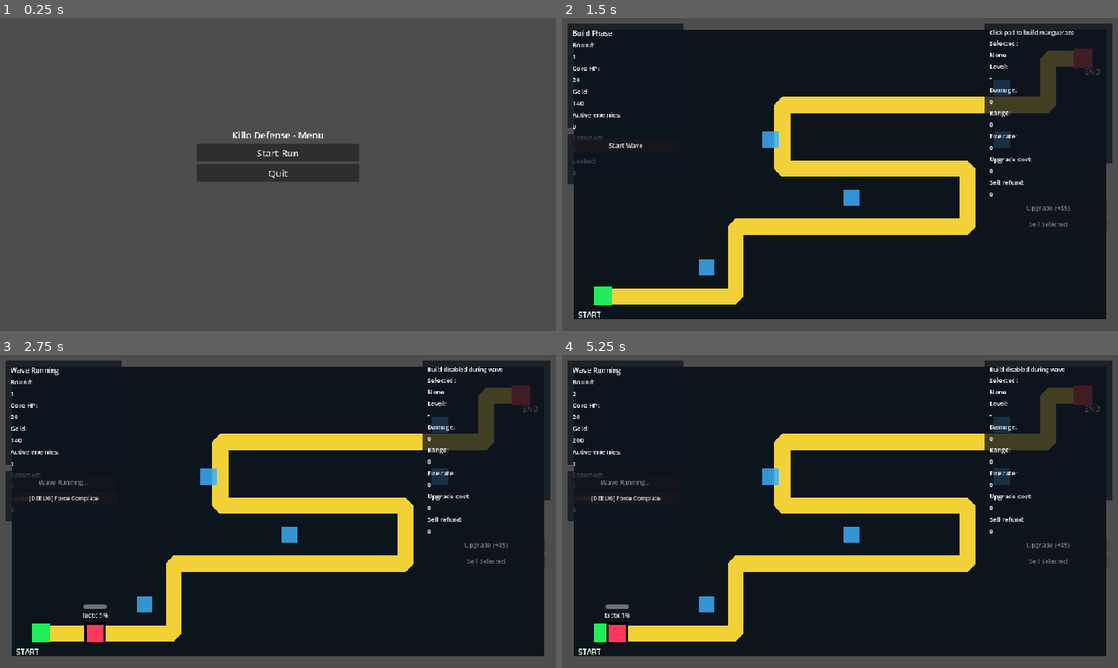
Above: before the commit, frames 1-4 (two rows, left to right).
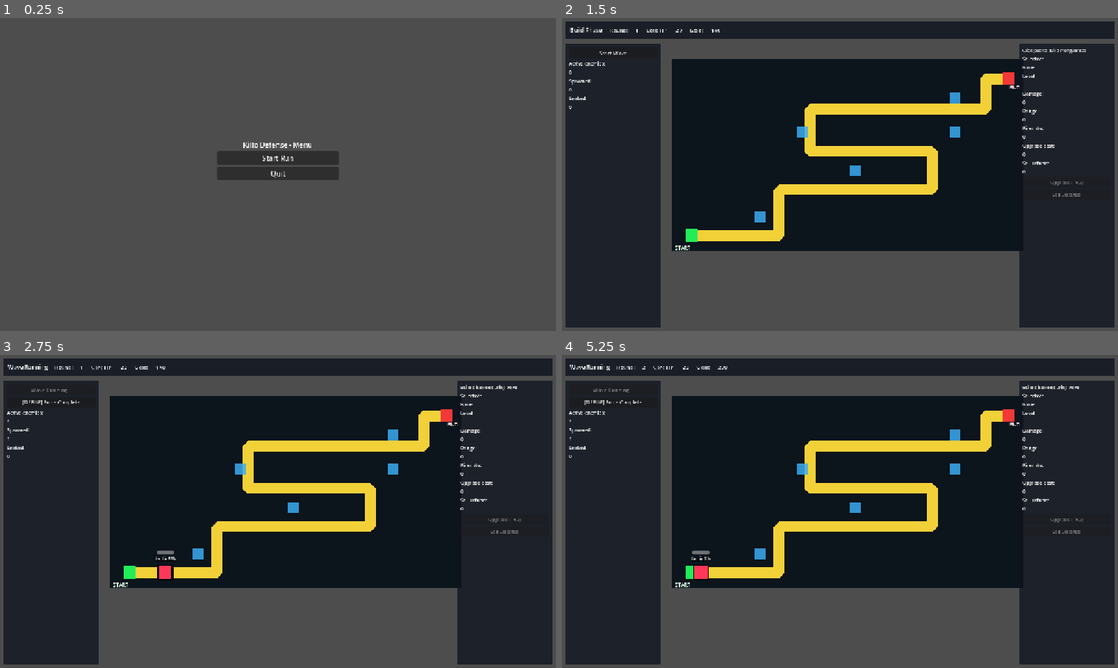
Above: after the commit, the same moments.

Repository: Adriamond/sevilla-td-roguelite-
Game: Godot game, scene res://scenes/boot/boot.tscn
Two runs of this game, one before a commit and one after it. Both use one fixed random seed, a clock stepped at 60 frames per second and the inputs below.
Inputs:
- Up to frame 1 (0.25 s): no input
- Up to frame 2 (1.5 s): click "Start Run" at 0.5 s; click "Continue" at 1.25 s
- Up to frame 3 (2.75 s): click "Start Wave" at 2 s
- Up to frame 4 (5.25 s): click "[DEBUG] Force Complete" at 2.75 s; click "botellin_congelado" at 3.5 s; click "Continue" at 4.25 s; click "Start Wave" at 5 s

The runs differ from the first frame. In frame 1, 2.0% of the frame differs, in the area x 35-65%, y 36-53%; in frame 2, 37%; in frame 3, 38%; in frame 4, 38%, in the area x 0-100%, y 1-99%.

Commit message:
CR-010C improve gameplay screen layout

Diff:
--- a/project.godot
+++ b/project.godot
@@ -30,8 +30,8 @@
 
 [display]
 
-window/size/viewport_width=960
-window/size/viewport_height=540
+window/size/viewport_width=1280
+window/size/viewport_height=720
 window/stretch/mode="canvas_items"
 
 [rendering]
--- a/scenes/gameplay/gameplay_root.tscn
+++ b/scenes/gameplay/gameplay_root.tscn
@@ -10,7 +10,7 @@
 script = ExtResource("1")
 
 [node name="MainCamera" type="Camera2D" parent="."]
-position = Vector2(480, 270)
+position = Vector2(640, 360)
 enabled = true
 
 [node name="MapContainer" type="Node2D" parent="."]
@@ -44,196 +44,198 @@
 
 [node name="UILayer" type="CanvasLayer" parent="."]
 
-[node name="StatusPanel" type="ColorRect" parent="UILayer"]
+[node name="TopBar" type="ColorRect" parent="UILayer"]
+offset_left = 8.0
+offset_top = 8.0
+offset_right = 1272.0
+offset_bottom = 48.0
+color = Color(0.06, 0.08, 0.12, 0.82)
+
+[node name="HBoxContainer" type="HBoxContainer" parent="UILayer/TopBar"]
 offset_left = 10.0
-offset_top = 10.0
-offset_right = 210.0
-offset_bottom = 190.0
+offset_top = 8.0
+offset_right = 1254.0
+offset_bottom = 32.0
+theme_override_constants/separation = 18
+
+[node name="PhaseLabel" type="Label" parent="UILayer/TopBar/HBoxContainer"]
+unique_name_in_owner = true
+text = "Build Phase"
+theme_override_font_sizes/font_size = 13
+
+[node name="RoundLabel" type="Label" parent="UILayer/TopBar/HBoxContainer"]
+text = "Round:"
+theme_override_font_sizes/font_size = 12
+
+[node name="RoundValueLabel" type="Label" parent="UILayer/TopBar/HBoxContainer"]
+unique_name_in_owner = true
+text = "1"
+theme_override_font_sizes/font_size = 12
+
+[node name="CoreHPLabel" type="Label" parent="UILayer/TopBar/HBoxContainer"]
+text = "Core HP:"
+theme_override_font_sizes/font_size = 12
+
+[node name="CoreHPValueLabel" type="Label" parent="UILayer/TopBar/HBoxContainer"]
+unique_name_in_owner = true
+text = "20"
+theme_override_font_sizes/font_size = 12
+
+[node name="GoldLabel" type="Label" parent="UILayer/TopBar/HBoxContainer"]
+text = "Gold:"
+theme_override_font_sizes/font_size = 12
+
+[node name="GoldValueLabel" type="Label" parent="UILayer/TopBar/HBoxContainer"]
+unique_name_in_owner = true
+text = "0"
+theme_override_font_sizes/font_size = 12
+
+[node name="LeftPanel" type="ColorRect" parent="UILayer"]
+offset_left = 8.0
+offset_top = 60.0
+offset_right = 228.0
+offset_bottom = 712.0
 color = Color(0.06, 0.08, 0.12, 0.78)
 
-[node name="VBoxContainer" type="VBoxContainer" parent="UILayer/StatusPanel"]
-offset_left = 8.0
-offset_top = 8.0
-offset_right = 192.0
-offset_bottom = 172.0
-
-[node name="PhaseLabel" type="Label" parent="UILayer/StatusPanel/VBoxContainer"]
-unique_name_in_owner = true
-text = "Build Phase"
-theme_override_font_sizes/font_size = 12
-
-[node name="RoundLabel" type="Label" parent="UILayer/StatusPanel/VBoxContainer"]
-text = "Round:"
-theme_override_font_sizes/font_size = 11
-
-[node name="RoundValueLabel" type="Label" parent="UILayer/StatusPanel/VBoxContainer"]
-unique_name_in_owner = true
-text = "1"
-theme_override_font_sizes/font_size = 11
-
-[node name="CoreHPLabel" type="Label" parent="UILayer/StatusPanel/VBoxContainer"]
-text = "Core HP:"
-theme_override_font_sizes/font_size = 11
-
-[node name="CoreHPValueLabel" type="Label" parent="UILayer/StatusPanel/VBoxContainer"]
-unique_name_in_owner = true
-text = "20"
-theme_override_font_sizes/font_size = 11
-
-[node name="GoldLabel" type="Label" parent="UILayer/StatusPanel/VBoxContainer"]
-text = "Gold:"
-theme_override_font_sizes/font_size = 11
-
-[node name="GoldValueLabel" type="Label" parent="UILayer/StatusPanel/VBoxContainer"]
-unique_name_in_owner = true
-text = "0"
-theme_override_font_sizes/font_size = 11
-
-[node name="ActiveEnemiesLabel" type="Label" parent="UILayer/StatusPanel/VBoxContainer"]
+[node name="VBoxContainer" type="VBoxContainer" parent="UILayer/LeftPanel"]
+offset_left = 8.0
+offset_top = 8.0
+offset_right = 212.0
+offset_bottom = 644.0
+
+[node name="PhaseActionButton" type="Button" parent="UILayer/LeftPanel/VBoxContainer"]
+unique_name_in_owner = true
+text = "Start Wave"
+theme_override_font_sizes/font_size = 12
+
+[node name="ForceCompleteButton" type="Button" parent="UILayer/LeftPanel/VBoxContainer"]
+unique_name_in_owner = true
+text = "[DEBUG] Force Complete"
+visible = false
+theme_override_font_sizes/font_size = 11
+
+[node name="ActiveEnemiesLabel" type="Label" parent="UILayer/LeftPanel/VBoxContainer"]
 text = "Active enemies:"
 theme_override_font_sizes/font_size = 11
 
-[node name="ActiveEnemiesValueLabel" type="Label" parent="UILayer/StatusPanel/VBoxContainer"]
-unique_name_in_owner = true
-text = "0"
-theme_override_font_sizes/font_size = 11
-
-[node name="SpawnedEnemiesLabel" type="Label" parent="UILayer/StatusPanel/VBoxContainer"]
+[node name="ActiveEnemiesValueLabel" type="Label" parent="UILayer/LeftPanel/VBoxContainer"]
+unique_name_in_owner = true
+text = "0"
+theme_override_font_sizes/font_size = 11
+
+[node name="SpawnedEnemiesLabel" type="Label" parent="UILayer/LeftPanel/VBoxContainer"]
 text = "Spawned:"
 theme_override_font_sizes/font_size = 11
 
-[node name="SpawnedEnemiesValueLabel" type="Label" parent="UILayer/StatusPanel/VBoxContainer"]
-unique_name_in_owner = true
-text = "0"
-theme_override_font_sizes/font_size = 11
-
-[node name="LeakedEnemiesLabel" type="Label" parent="UILayer/StatusPanel/VBoxContainer"]
+[node name="SpawnedEnemiesValueLabel" type="Label" parent="UILayer/LeftPanel/VBoxContainer"]
+unique_name_in_owner = true
+text = "0"
+theme_override_font_sizes/font_size = 11
+
+[node name="LeakedEnemiesLabel" type="Label" parent="UILayer/LeftPanel/VBoxContainer"]
 text = "Leaked:"
 theme_override_font_sizes/font_size = 11
 
-[node name="LeakedEnemiesValueLabel" type="Label" parent="UILayer/StatusPanel/VBoxContainer"]
-unique_name_in_owner = true
-text = "0"
-theme_override_font_sizes/font_size = 11
-
-[node name="DefensePanel" type="ColorRect" parent="UILayer"]
-offset_left = 730.0
-offset_top = 10.0
-offset_right = 950.0
-offset_bottom = 250.0
+[node name="LeakedEnemiesValueLabel" type="Label" parent="UILayer/LeftPanel/VBoxContainer"]
+unique_name_in_owner = true
+text = "0"
+theme_override_font_sizes/font_size = 11
+
+[node name="RightPanel" type="ColorRect" parent="UILayer"]
+offset_left = 1052.0
+offset_top = 60.0
+offset_right = 1272.0
+offset_bottom = 712.0
 color = Color(0.06, 0.08, 0.12, 0.78)
 
-[node name="VBoxContainer" type="VBoxContainer" parent="UILayer/DefensePanel"]
+[node name="VBoxContainer" type="VBoxContainer" parent="UILayer/RightPanel"]
 offset_left = 8.0
 offset_top = 8.0
 offset_right = 212.0
-offset_bottom = 232.0
-
-[node name="BuildHintLabel" type="Label" parent="UILayer/DefensePanel/VBoxContainer"]
+offset_bottom = 644.0
+
+[node name="BuildHintLabel" type="Label" parent="UILayer/RightPanel/VBoxContainer"]
 unique_name_in_owner = true
 text = "Click pad to build manguerazo"
 theme_override_font_sizes/font_size = 10
-
-[node name="SelectedDefenseLabel" type="Label" parent="UILayer/DefensePanel/VBoxContainer"]
+autowrap_mode = 3
+
+[node name="SelectedDefenseLabel" type="Label" parent="UILayer/RightPanel/VBoxContainer"]
 text = "Selected:"
 theme_override_font_sizes/font_size = 11
 
-[node name="SelectedDefenseValueLabel" type="Label" parent="UILayer/DefensePanel/VBoxContainer"]
+[node name="SelectedDefenseValueLabel" type="Label" parent="UILayer/RightPanel/VBoxContainer"]
 unique_name_in_owner = true
 text = "None"
 theme_override_font_sizes/font_size = 11
 
-[node name="SelectedLevelLabel" type="Label" parent="UILayer/DefensePanel/VBoxContainer"]
+[node name="SelectedLevelLabel" type="Label" parent="UILayer/RightPanel/VBoxContainer"]
 text = "Level:"
 theme_override_font_sizes/font_size = 11
 
-[node name="SelectedLevelValueLabel" type="Label" parent="UILayer/DefensePanel/VBoxContainer"]
+[node name="SelectedLevelValueLabel" type="Label" parent="UILayer/RightPanel/VBoxContainer"]
 unique_name_in_owner = true
 text = "-"
 theme_override_font_sizes/font_size = 11
 
-[node name="SelectedDamageLabel" type="Label" parent="UILayer/DefensePanel/VBoxContainer"]
+[node name="SelectedDamageLabel" type="Label" parent="UILayer/RightPanel/VBoxContainer"]
 text = "Damage:"
 theme_override_font_sizes/font_size = 11
 
-[node name="SelectedDamageValueLabel" type="Label" parent="UILayer/DefensePanel/VBoxContainer"]
-unique_name_in_owner = true
-text = "0"
-theme_override_font_sizes/font_size = 11
-
-[node name="SelectedRangeLabel" type="Label" parent="UILayer/DefensePanel/VBoxContainer"]
+[node name="SelectedDamageValueLabel" type="Label" parent="UILayer/RightPanel/VBoxContainer"]
+unique_name_in_owner = true
+text = "0"
+theme_override_font_sizes/font_size = 11
+
+[node name="SelectedRangeLabel" type="Label" parent="UILayer/RightPanel/VBoxContainer"]
 text = "Range:"
 theme_override_font_sizes/font_size = 11
 
-[node name="SelectedRangeValueLabel" type="Label" parent="UILayer/DefensePanel/VBoxContainer"]
-unique_name_in_owner = true
-text = "0"
-theme_override_font_sizes/font_size = 11
-
-[node name="SelectedFireRateLabel" type="Label" parent="UILayer/DefensePanel/VBoxContainer"]
+[node name="SelectedRangeValueLabel" type="Label" parent="UILayer/RightPanel/VBoxContainer"]
+unique_name_in_owner = true
+text = "0"
+theme_override_font_sizes/font_size = 11
+
+[node name="SelectedFireRateLabel" type="Label" parent="UILayer/RightPanel/VBoxContainer"]
 text = "Fire rate:"
 theme_override_font_sizes/font_size = 11
 
-[node name="SelectedFireRateValueLabel" type="Label" parent="UILayer/DefensePanel/VBoxContainer"]
-unique_name_in_owner = true
-text = "0"
-theme_override_font_sizes/font_size = 11
-
-[node name="UpgradeCostLabel" type="Label" parent="UILayer/DefensePanel/VBoxContainer"]
+[node name="SelectedFireRateValueLabel" type="Label" parent="UILayer/RightPanel/VBoxContainer"]
+unique_name_in_owner = true
+text = "0"
+theme_override_font_sizes/font_size = 11
+
+[node name="UpgradeCostLabel" type="Label" parent="UILayer/RightPanel/VBoxContainer"]
 text = "Upgrade cost:"
 theme_override_font_sizes/font_size = 11
 
-[node name="UpgradeCostValueLabel" type="Label" parent="UILayer/DefensePanel/VBoxContainer"]
-unique_name_in_owner = true
-text = "0"
-theme_override_font_sizes/font_size = 11
-
-[node name="SellRefundLabel" type="Label" parent="UILayer/DefensePanel/VBoxContainer"]
+[node name="UpgradeCostValueLabel" type="Label" parent="UILayer/RightPanel/VBoxContainer"]
+unique_name_in_owner = true
+text = "0"
+theme_override_font_sizes/font_size = 11
+
+[node name="SellRefundLabel" type="Label" parent="UILayer/RightPanel/VBoxContainer"]
 text = "Sell refund:"
 theme_override_font_sizes/font_size = 11
 
-[node name="SellRefundValueLabel" type="Label" parent="UILayer/DefensePanel/VBoxContainer"]
-unique_name_in_owner = true
-text = "0"
-theme_override_font_sizes/font_size = 11
-
-[node name="UpgradeDefenseButton" type="Button" parent="UILayer/DefensePanel/VBoxContainer"]
+[node name="SellRefundValueLabel" type="Label" parent="UILayer/RightPanel/VBoxContainer"]
+unique_name_in_owner = true
+text = "0"
+theme_override_font_sizes/font_size = 11
+
+[node name="UpgradeDefenseButton" type="Button" parent="UILayer/RightPanel/VBoxContainer"]
 unique_name_in_owner = true
 text = "Upgrade (+45)"
 disabled = true
 theme_override_font_sizes/font_size = 11
 
-[node name="SellDefenseButton" type="Button" parent="UILayer/DefensePanel/VBoxContainer"]
+[node name="SellDefenseButton" type="Button" parent="UILayer/RightPanel/VBoxContainer"]
 unique_name_in_owner = true
 text = "Sell Selected"
 disabled = true
 theme_override_font_sizes/font_size = 11
 
-[node name="ActionsPanel" type="ColorRect" parent="UILayer"]
-offset_left = 10.0
-offset_top = 200.0
-offset_right = 210.0
-offset_bottom = 286.0
-color = Color(0.06, 0.08, 0.12, 0.78)
-
-[node name="VBoxContainer" type="VBoxContainer" parent="UILayer/ActionsPanel"]
-offset_left = 8.0
-offset_top = 8.0
-offset_right = 192.0
-offset_bottom = 78.0
-
-[node name="PhaseActionButton" type="Button" parent="UILayer/ActionsPanel/VBoxContainer"]
-unique_name_in_owner = true
-text = "Start Wave"
-theme_override_font_sizes/font_size = 11
-
-[node name="ForceCompleteButton" type="Button" parent="UILayer/ActionsPanel/VBoxContainer"]
-unique_name_in_owner = true
-text = "[DEBUG] Force Complete"
-visible = false
-theme_override_font_sizes/font_size = 10
-
-[connection signal="pressed" from="UILayer/ActionsPanel/VBoxContainer/PhaseActionButton" to="." method="request_phase_action"]
-[connection signal="pressed" from="UILayer/ActionsPanel/VBoxContainer/ForceCompleteButton" to="." method="request_force_complete"]
-[connection signal="pressed" from="UILayer/DefensePanel/VBoxContainer/UpgradeDefenseButton" to="." method="request_upgrade_selected_defense"]
-[connection signal="pressed" from="UILayer/DefensePanel/VBoxContainer/SellDefenseButton" to="." method="request_sell_selected_defense"]
+[connection signal="pressed" from="UILayer/LeftPanel/VBoxContainer/PhaseActionButton" to="." method="request_phase_action"]
+[connection signal="pressed" from="UILayer/LeftPanel/VBoxContainer/ForceCompleteButton" to="." method="request_force_complete"]
+[connection signal="pressed" from="UILayer/RightPanel/VBoxContainer/UpgradeDefenseButton" to="." method="request_upgrade_selected_defense"]
+[connection signal="pressed" from="UILayer/RightPanel/VBoxContainer/SellDefenseButton" to="." method="request_sell_selected_defense"]
--- a/scripts/ui/gameplay_root_controller.gd
+++ b/scripts/ui/gameplay_root_controller.gd
@@ -42,6 +42,8 @@
 var _leaked_count: int = 0
 var _build_defense_id: String = "manguerazo"
 var _core_depleted_emitted: bool = false
+const BOARD_ORIGIN: Vector2 = Vector2(236.0, 78.0)
+const BOARD_SCALE: Vector2 = Vector2(0.88, 0.88)
 
 func show_build_phase() -> void:
 	_is_wave_running = false
@@ -188,6 +190,7 @@
 	defense_controller.defense_sold.connect(_on_defense_sold)
 	defense_controller.defense_upgraded.connect(_on_defense_upgraded)
 	defense_controller.upgrade_failed.connect(_on_upgrade_failed)
+	_apply_board_layout()
 	_center_camera()
 	_update_status_labels()
 
@@ -213,6 +216,7 @@
 	if _map_instance == null:
 		return
 
+	_apply_board_layout()
 	map_container.add_child(_map_instance)
 	_connect_build_pads()
 	path_controller.clear_paths()
@@ -224,7 +228,7 @@
 	var camera: Camera2D = get_node_or_null("MainCamera")
 	if camera == null:
 		return
-	camera.position = Vector2(480, 270)
+	camera.position = Vector2(640, 360)
 
 func _on_wave_completed(_round_index: int) -> void:
 	_is_wave_running = false
@@ -392,6 +396,12 @@
 func get_phase_name() -> String:
 	return _phase_name
 
+func _apply_board_layout() -> void:
+	if map_container == null:
+		return
+	map_container.position = BOARD_ORIGIN
+	map_container.scale = BOARD_SCALE
+
 func request_sell_selected_defense() -> void:
 	if _is_wave_running:
 		build_hint_label.text = "Selling disabled during wave"
Not shown, changed: docs/change_requests.md
